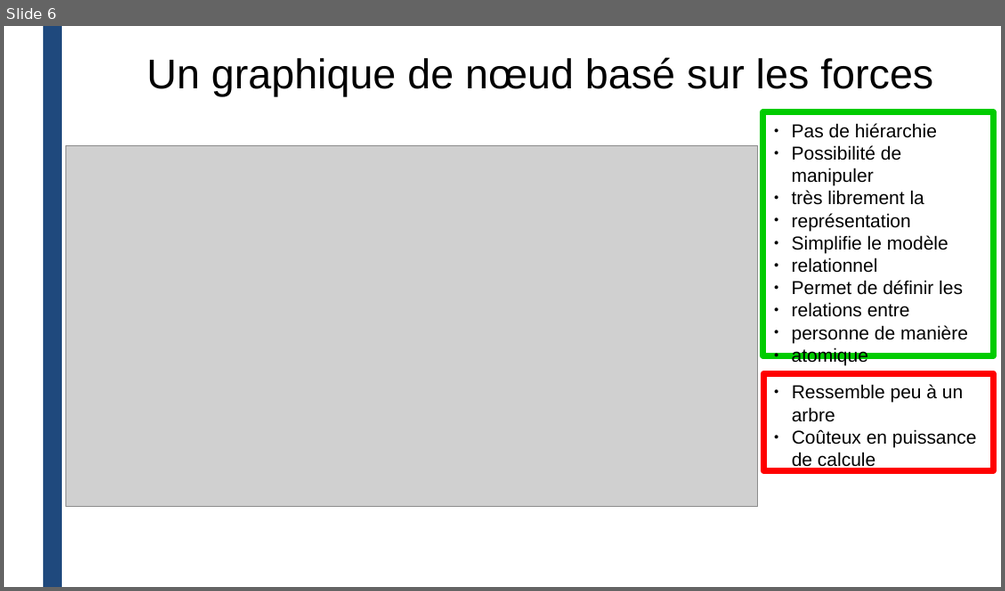
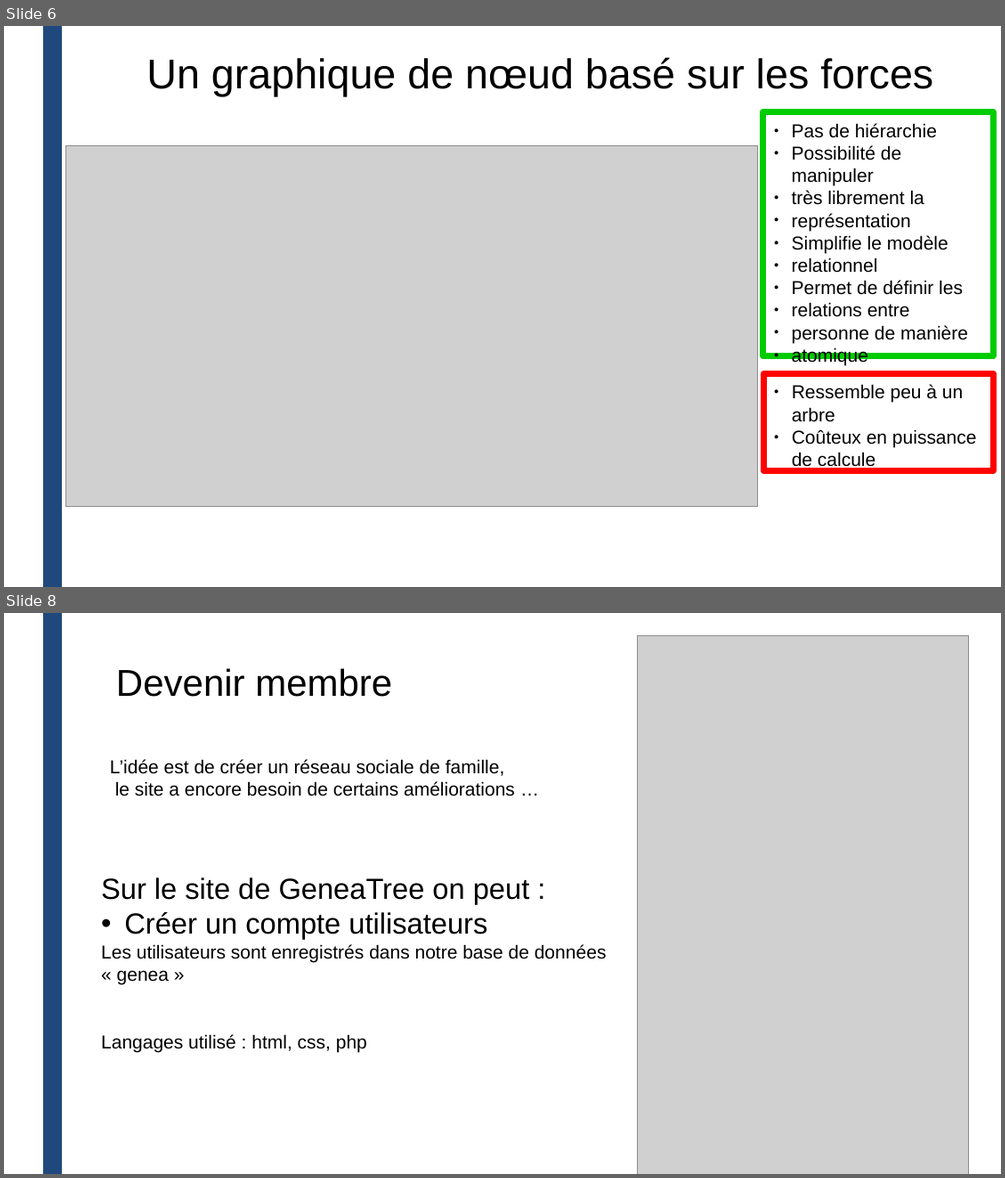
Before and after one commit to linda-benboudiaf/D3js, a slide deck: site/Genea_tree_presta.pptx. Shown one above the other, each under a label of ours: slide 6 before the commit, slides 6 and 8 after it; the slides between them are not shown. The pictures are 1005x591 and 1005x1178 pixels, drawn with LibreOffice and Linux fonts; fonts in the diff are those of the drawing; grey boxes stand for pictures. Boxes give left, top, right and bottom in pixels: in the first picture for what was removed or moved away, otherwise in the second. Text is boxed around its words. In the diff, an @@ line names an element or a change of style, - is before the commit and + after.

Commit message:
slide

```diff
--- a/site/Genea_tree_presta.pptx
+++ b/site/Genea_tree_presta.pptx
@@ slide 8 added at [4, 613, 1001, 1174], background #FFFFFF; not listed: 1 template element that a slide beside it also shows @@
@@ picture added at [638, 635, 969, 1174] @@
@@ title added at [116, 668, 392, 697], 36 pt, text #000000 @@
+Devenir membre
@@ text added at [110, 759, 515, 796], 18 pt, text #000000 @@
+L’idée est de créer un réseau sociale de famille,
+le site a encore besoin de certains améliorations …
@@ text added at [101, 877, 607, 1052], 18 pt, text #000000 @@
+Sur le site de GeneaTree on peut :
+• Créer un compte utilisateurs
+Les utilisateurs sont enregistrés dans notre base de données « genea »
+Langages utilisé : html, css, php
```
Also in this commit, not shown: 3 other slides added.
